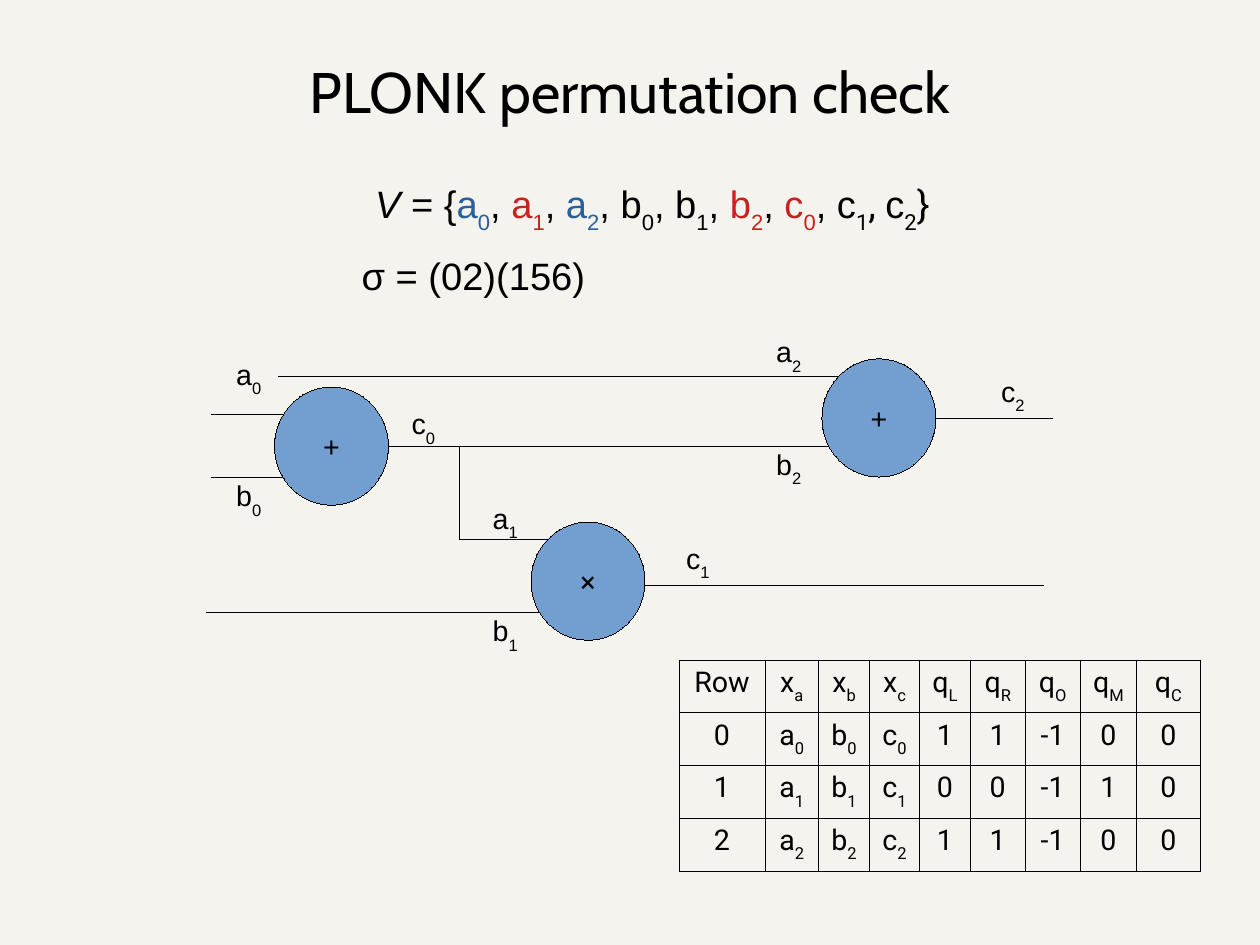
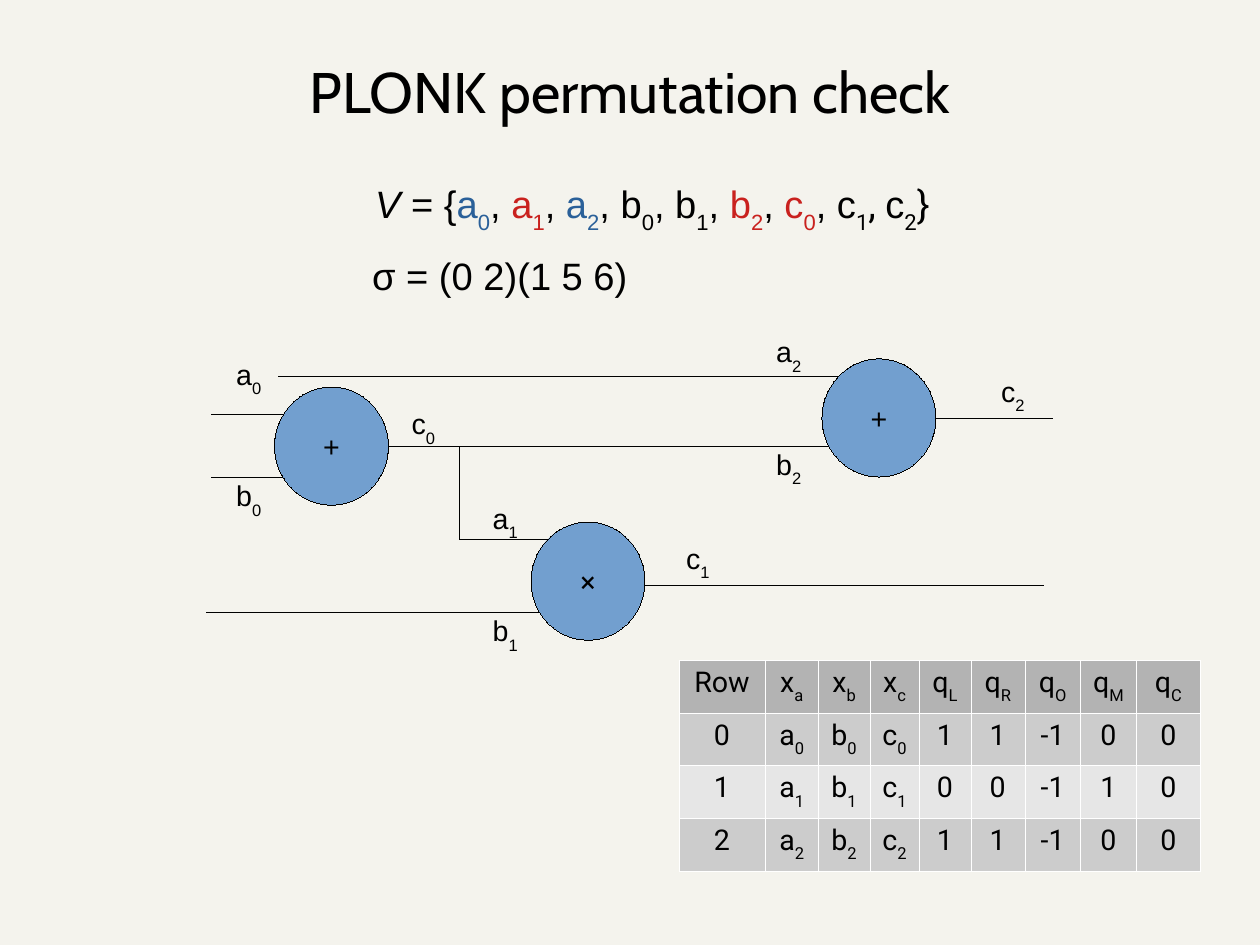
Before and after one commit to daira/halographs, a slide deck: slide 11 of deepdive.odp. Drawn at 1260x945 pixels with LibreOffice and Linux fonts; fonts in the diff are those of the drawing. Boxes give left, top, right and bottom in pixels: in the first picture for what was removed or moved away, otherwise in the second. Text is boxed around its words. In the diff, an @@ line names an element or a change of style, - is before the commit and + after.

```diff
--- a/deepdive.odp
+++ b/deepdive.odp
@@ text at [372,262,627,298]: spaces changed @@
-σ = (02)(156)
+σ = (0 2)(1 5 6)
@@ table at [679,660,1201,867] @@
@@ fill none to #B3B3B3 in row 1 @@
@@ fill none to #CCCCCC in 18 cells @@
@@ fill none to #E6E6E6 in row 3 @@
@@ borders changed @@
```
Also in this commit, not shown: 26 other slides changed, 1 other file.
